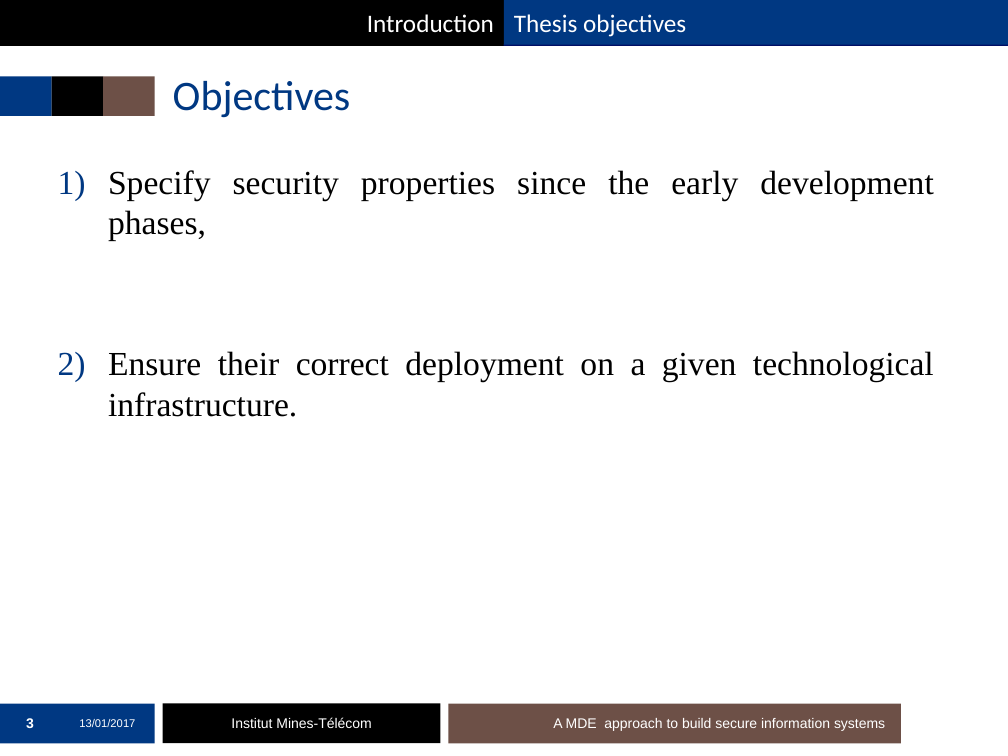
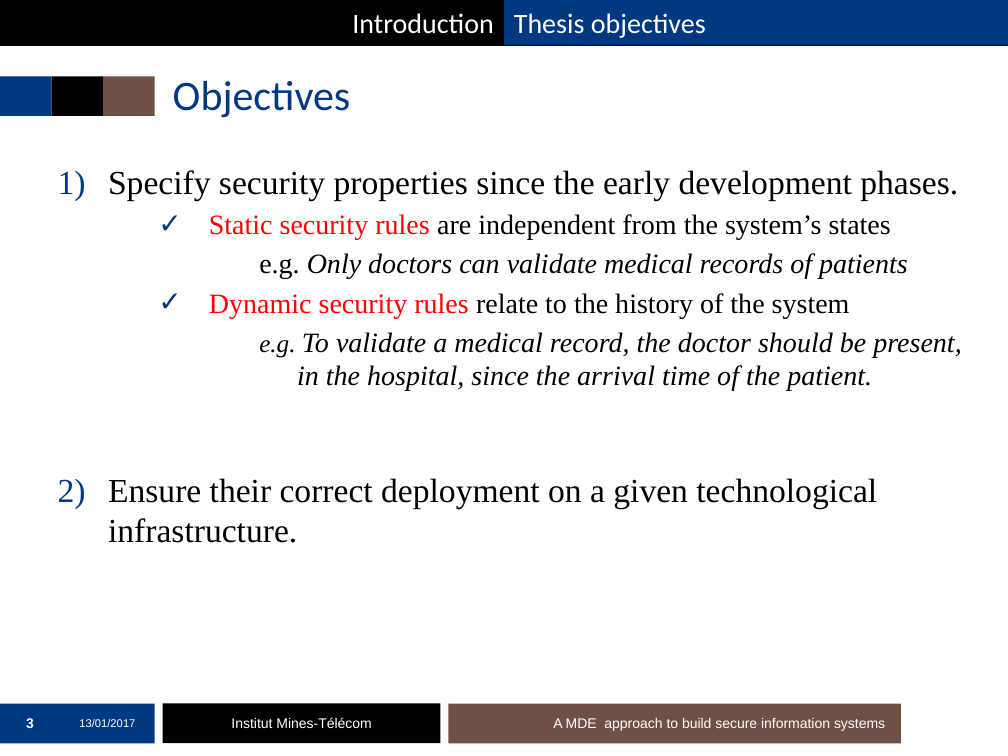
Before and after one commit to mai-ng/phdDefense, a slide deck: slide 3 of slides/presentation-defense.pptx. Drawn at 1008x756 pixels with LibreOffice and Linux fonts; fonts in the diff are those of the drawing; background and template pictures are left out. Boxes give left, top, right and bottom in pixels: in the first picture for what was removed or moved away, otherwise in the second. Text is boxed around its words. In the diff, an @@ line names an element or a change of style, - is before the commit and + after.

```diff
--- a/slides/presentation-defense.pptx
+++ b/slides/presentation-defense.pptx
@@ rectangle "Introduction" at (0,0,504,44): size 18 to 20 pt @@
@@ rectangle "Thesis objectives" at (504,0,1008,44): size 18 to 20 pt @@
@@ text at (108,170,961,391): text changed; size 24 to 20 pt @@
-1) Specify security properties since the early development phases,
+1) Specify security properties since the early development phases.
+    ✓ Static security rules are independent from the system’s states
+  e.g. Only doctors can validate medical records of patients
+    ✓ Dynamic security rules relate to the history of the system
+        e.g. To validate a medical record, the doctor should be present, in the hospital, since the arrival time of the patient.
@@ text at (108,478,877,543): alignment justified to left @@
```
Also in this commit, not shown: 63 other slides changed, 2 slides added, 5 slides removed.
